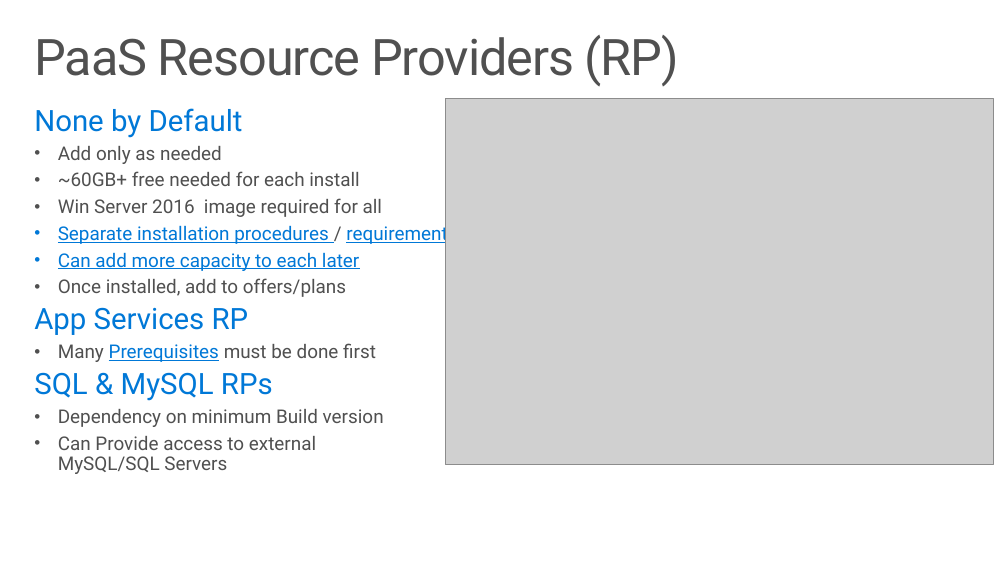
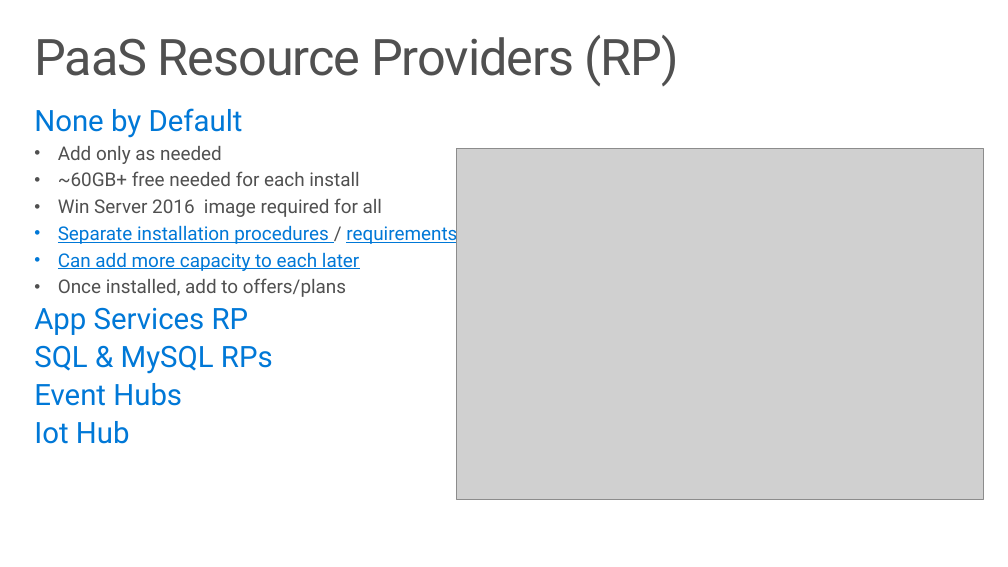
Before and after one commit to Azure-Samples/Azure-Stack-Hub-Foundation-Core, a slide deck: slide 9 of ASF-Training/ASF-slides/M07a Azure Stack Hub PaaS Concepts.pptx. Drawn at 1008x567 pixels with LibreOffice and Linux fonts; fonts in the diff are those of the drawing; grey boxes stand for pictures. Boxes give left, top, right and bottom in pixels: in the first picture for what was removed or moved away, otherwise in the second. Text is boxed around its words. In the diff, an @@ line names an element or a change of style, - is before the commit and + after.

```diff
--- a/ASF-Training/ASF-slides/M07a Azure Stack Hub PaaS Concepts.pptx
+++ b/ASF-Training/ASF-slides/M07a Azure Stack Hub PaaS Concepts.pptx
@@ picture: place and size @@
-picture at (445, 98, 994, 465)
+picture at (457, 148, 983, 500)
@@ text at (58, 343, 376, 362): paragraph removed @@
-  • Many Prerequisites must be done first
@@ text at (34, 383, 182, 444): text changed; size 18 to 28 pt; text colour #505050 to #0078D7 @@
-  • Dependency on minimum Build version
-  • Can Provide access to external
-    MySQL/SQL Servers
+Event Hubs
+Iot Hub
```
Also in this commit, not shown: 8 other slides changed, 8 slides added, 4 slides removed, 43 other files.
